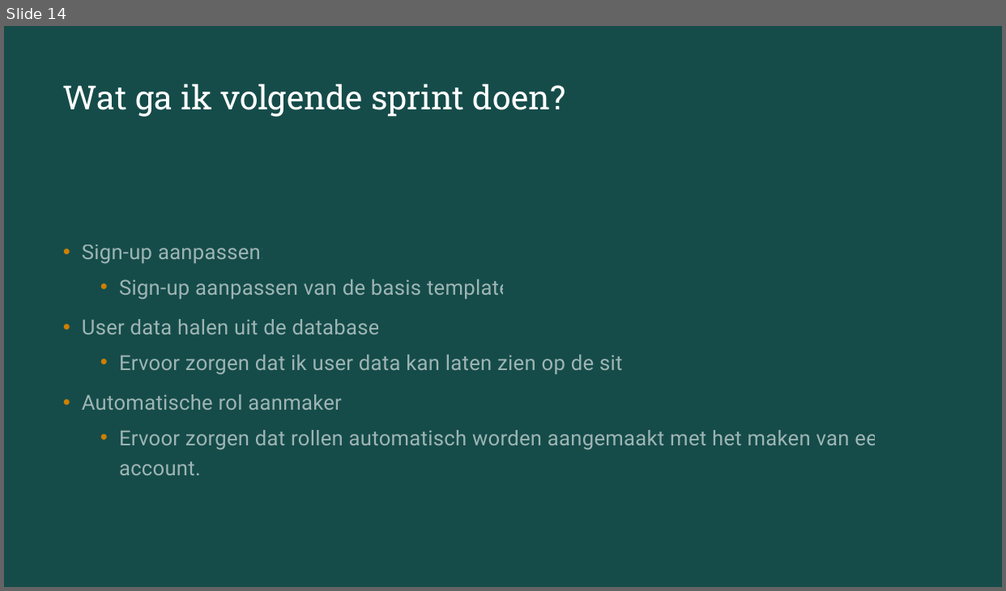
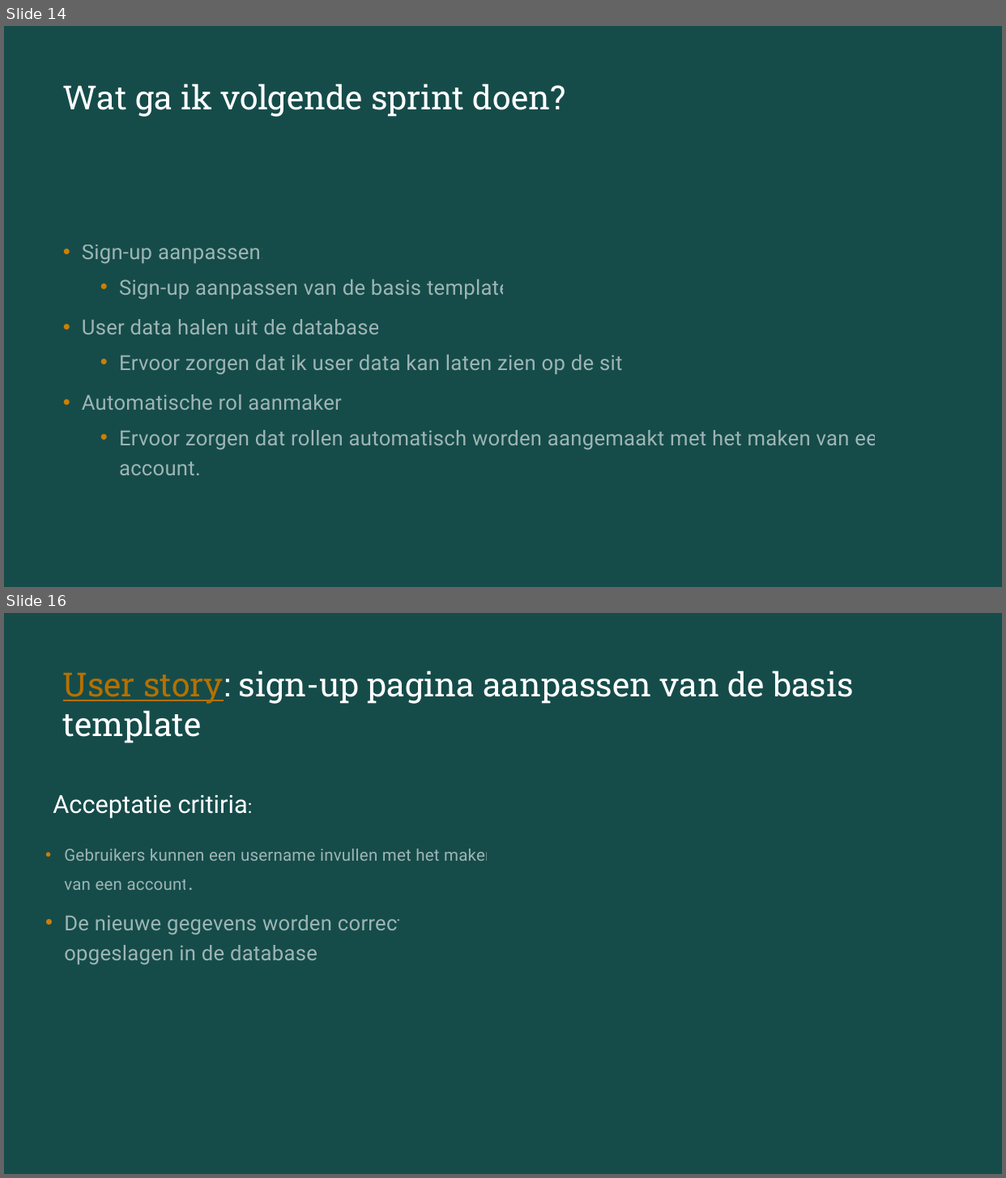
Before and after one commit to DontCloneBasil/Project-smarties, a slide deck: sprint review.pptx. Shown one above the other, each under a label of ours: slide 14 before the commit, slides 14 and 16 after it; the slides between them are not shown. The pictures are 1006x591 and 1006x1178 pixels, drawn with LibreOffice and Linux fonts; fonts in the diff are those of the drawing. Boxes give left, top, right and bottom in pixels: in the first picture for what was removed or moved away, otherwise in the second. Text is boxed around its words. In the diff, an @@ line names an element or a change of style, - is before the commit and + after.

Commit message:
added templates
added templates for pull request

```diff
--- a/sprint review.pptx
+++ b/sprint review.pptx
@@ slide 16 added at (4,613,1002,1174), background #0B2827; not listed: 1 template element that a slide beside it also shows @@
@@ title added at (63,671,854,743), 32 pt, text #FFFFFF @@
+User story: sign-up pagina aanpassen van de basis template
@@ text added at (53,795,248,819), 24 pt, text #FFFFFF @@
+Acceptatie critiria:
@@ text added at (64,849,494,965), 16 pt, text #FFFFFF at 58% opacity @@
+• Gebruikers kunnen een username invullen met het maken van een account.
+• De nieuwe gegevens worden correct opgeslagen in de database.
```
Also in this commit, not shown: 1 slide changed, 9 other slides added, 4 other files.
